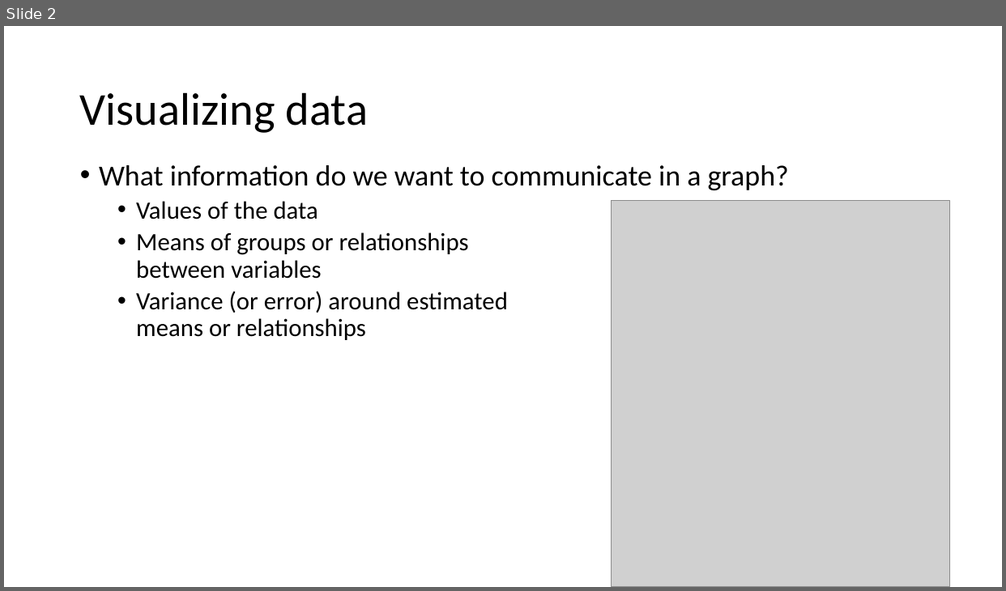
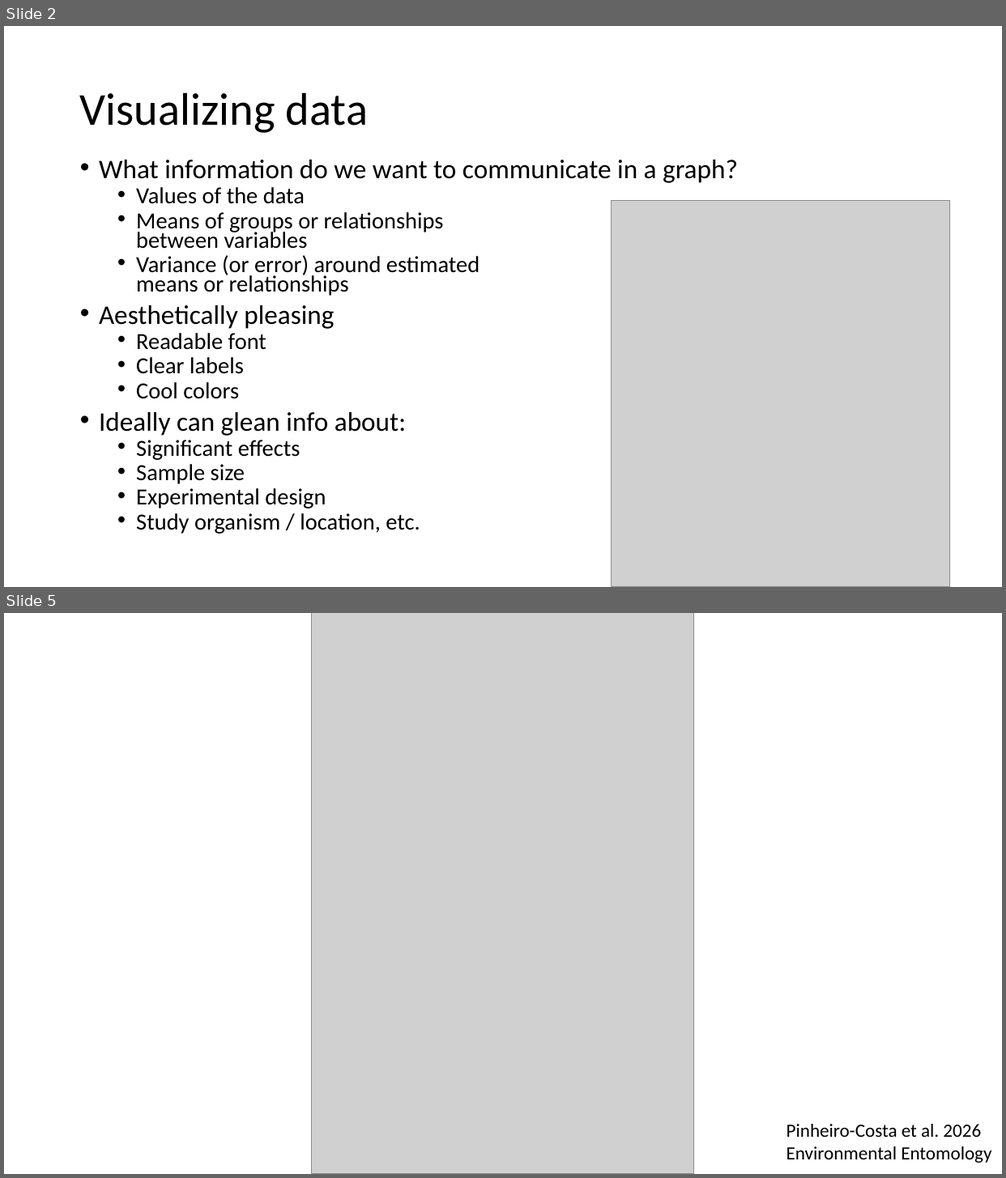
Before and after one commit to hahnp13/Workshops, a slide deck: Slides and materials/ppt files and materials/DataViz.pptx. Shown one above the other, each under a label of ours: slide 2 before the commit, slides 2 and 5 after it; the slides between them are not shown. The pictures are 1006x591 and 1006x1178 pixels, drawn with LibreOffice and Linux fonts; fonts in the diff are those of the drawing; grey boxes stand for pictures. Boxes give left, top, right and bottom in pixels: in the first picture for what was removed or moved away, otherwise in the second. Text is boxed around its words. In the diff, an @@ line names an element or a change of style, - is before the commit and + after.

Commit message:
updated materials for data viz

```diff
--- a/Slides and materials/ppt files and materials/DataViz.pptx
+++ b/Slides and materials/ppt files and materials/DataViz.pptx
@@ slide 5 added at (4,613,1002,1174), background #FFFFFF @@
@@ picture added at (312,613,694,1174) @@
@@ text added at (786,1124,991,1163), 18 pt, text #000000 @@
+Pinheiro-Costa et al. 2026
+Environmental Entomology
@@ slide 2 changed as well @@
@@ text at (99,160,738,296): size 28 to 25.9 pt in "What information do we want to communicate ..."; size 24 to 22.2 pt in "Values of the data", "Means of groups or relationships between variables", "Variance (or error) around estimated means or ..."; line spacing 0.9 to 0.7 @@
@@ text at (99,305,420,534): paragraphs added @@
+• Aesthetically pleasing
+  • Readable font
+  • Clear labels
+  • Cool colors
+• Ideally can glean info about:
+  • Significant effects
+  • Sample size
+  • Experimental design
+  • Study organism / location, etc.
```
Also in this commit, not shown: 8 other slides changed, 6 other slides added, 1 slide removed, 2 other files.
